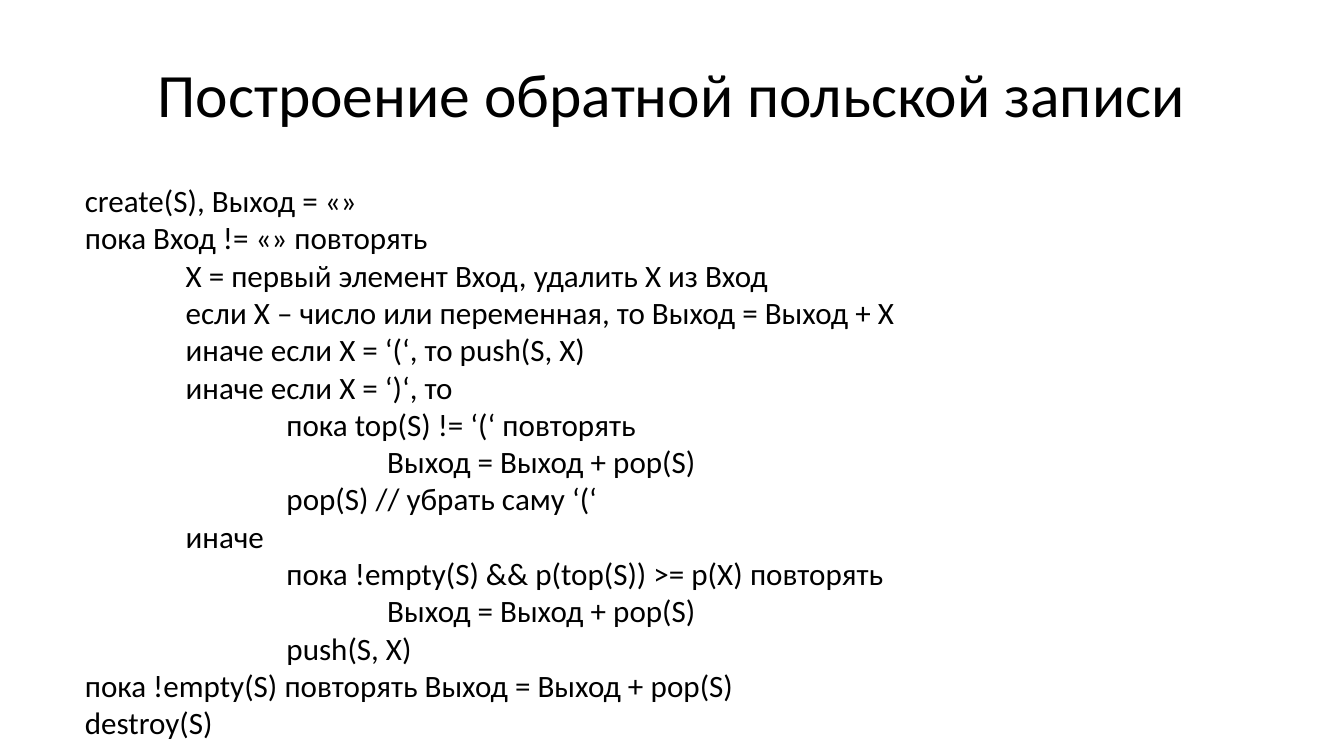
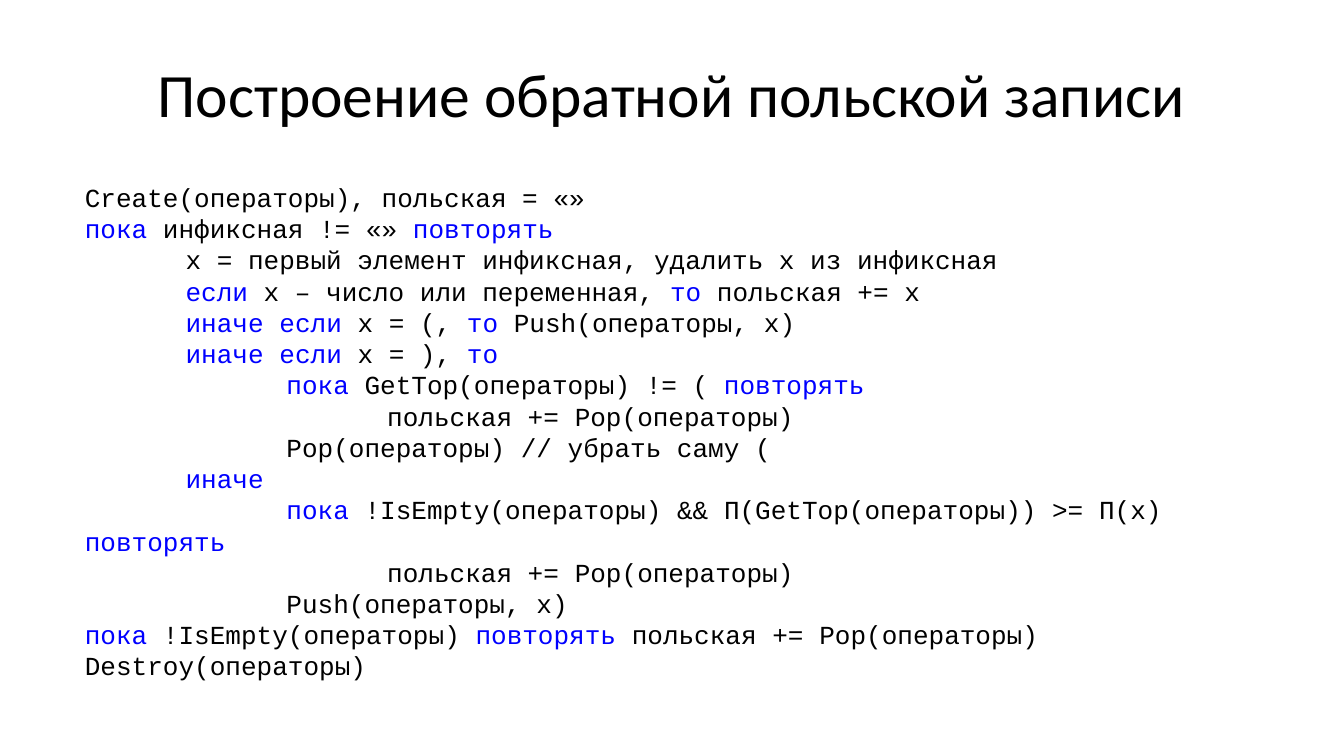
Before and after one commit to Evgueni-Petrov-aka-espetrov/Algorithms-and-Programming-in-C-pptx, a slide deck: slide 31 of 08 Списки.pptx. Drawn at 1344x756 pixels with LibreOffice and Linux fonts; fonts in the diff are those of the drawing. Boxes give left, top, right and bottom in pixels: in the first picture for what was removed or moved away, otherwise in the second. Text is boxed around its words. In the diff, an @@ line names an element or a change of style, - is before the commit and + after.

```diff
--- a/08 Списки.pptx
+++ b/08 Списки.pptx
@@ text at (85, 188, 1162, 681): text changed; size 22.2 to 18.6 pt; font Calibri to Courier New @@
-create(S), Выход = «»
-пока Вход != «» повторять
-X = первый элемент Вход, удалить Х из Вход
-если X – число или переменная, то Выход = Выход + Х
-иначе если X = ‘(‘, то push(S, X)
-иначе если X = ‘)‘, то
-пока top(S) != ‘(‘ повторять
-Выход = Выход + pop(S)
-pop(S) // убрать саму ‘(‘
-иначе
-пока !empty(S) && p(top(S)) >= p(X) повторять
-Выход = Выход + pop(S)
-push(S, X)
-пока !empty(S) повторять Выход = Выход + pop(S)
-destroy(S)
+Create(операторы), польская = «»
+пока инфиксная != «» повторять
+х = первый элемент инфиксная, удалить х из инфиксная
+если х – число или переменная, то польская += х
+иначе если х = (, то Push(операторы, х)
+иначе если х = ), то
+пока GetTop(операторы) != ( повторять
+польская += Pop(операторы)
+Pop(операторы) // убрать саму (
+иначе
+пока !IsEmpty(операторы) && П(GetTop(операторы)) >= П(х) повторять
+польская += Pop(операторы)
+Push(операторы, х)
+пока !IsEmpty(операторы) повторять польская += Pop(операторы)
+Destroy(операторы)
```
Also in this commit, not shown: 20 other slides changed, 3 slides added, 3 slides removed.
